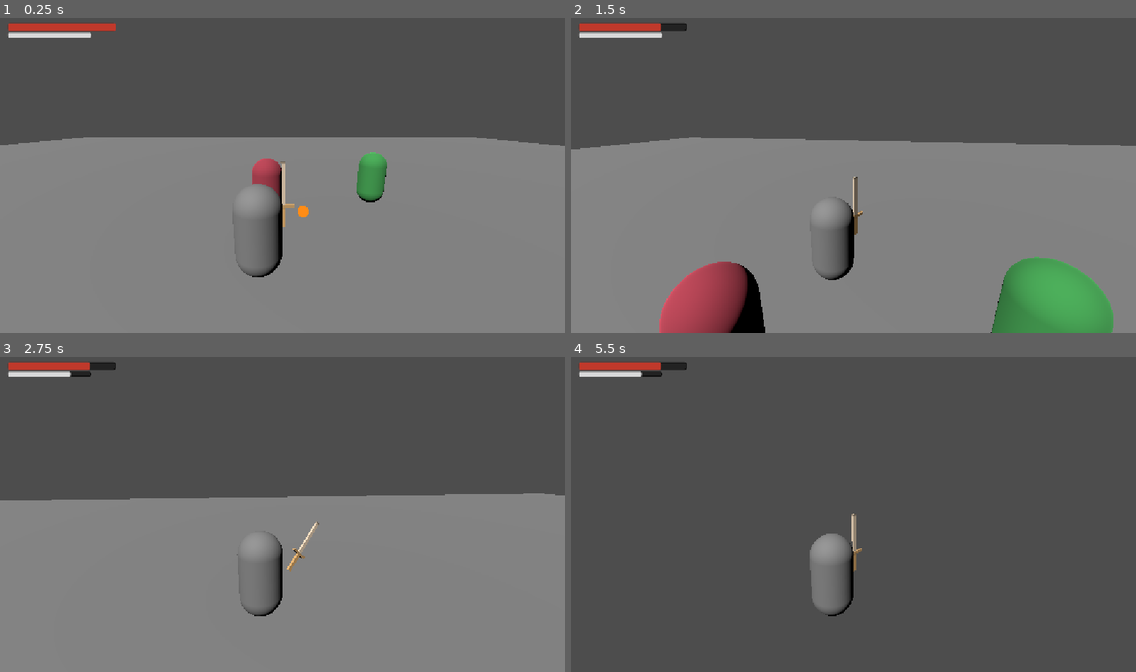
Above: before the commit, frames 1-4 (two rows, left to right).
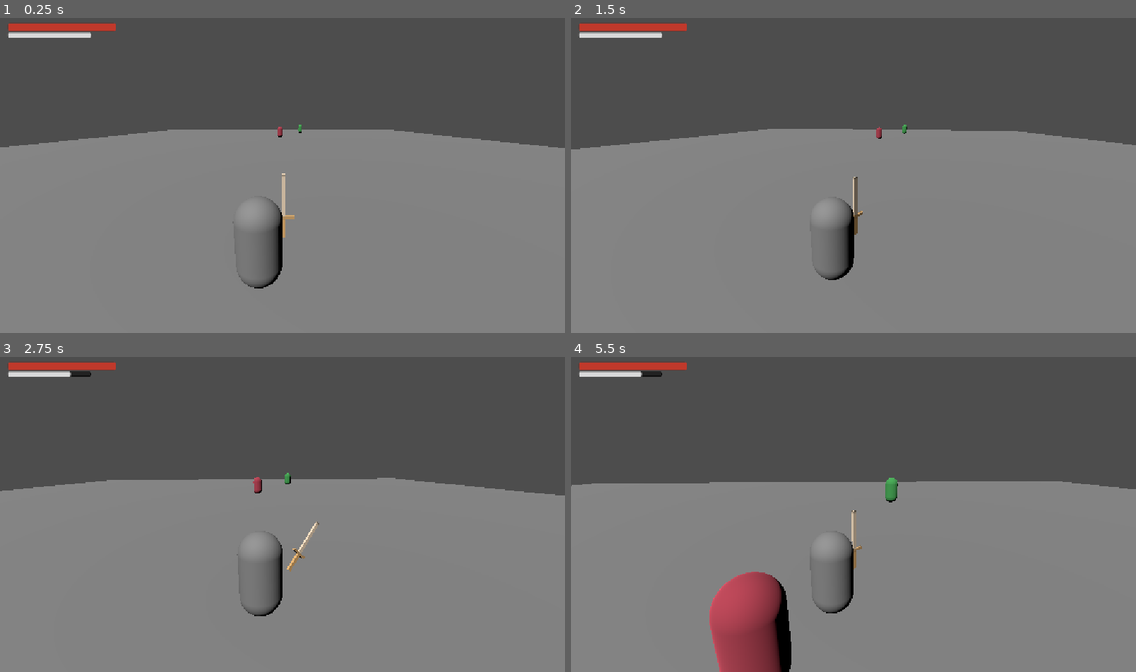
Above: after the commit, the same moments.

Repository: felipeallen20/valero-arpg
Game: Godot game, scene res://scenes/world.tscn
Same seed, same stepped clock (60 frames per second), same inputs: the game is played once before the commit and once after it.
Inputs (mouse positions are in pixels of both pictures, inside the frame that each line leads up to):
- Up to frame 1 (0.25 s): no input
- Up to frame 2 (1.5 s): tap Enter at 0.5 s; move the mouse to (881, 172) at 0.52 s; press the mouse at (881, 172) at 0.53 s; hold W (forward) from 0.53 s (still down); tap Space (jump) at 0.77 s; move the mouse to (825, 175) at 1.27 s; release the mouse at (825, 175) at 1.28 s; click (825, 175) at 1.35 s
- Up to frame 3 (2.75 s): keep holding W (forward); tap Space (jump) at 1.52 s; move the mouse to (293, 508) at 2.02 s; press the mouse at (293, 508) at 2.03 s; tap Shift (dodge) at 2.1 s
- Up to frame 4 (5.5 s): keep holding W (forward); move the mouse to (847, 517) at 2.77 s; release the mouse at (847, 517) at 2.78 s; tap Ctrl (sprint) at 2.85 s; tap Space (jump) at 3.02, 3.77, 4.52 s; click (847, 517) at 3.05 s; move the mouse to (893, 517) at 3.52 s; press the mouse at (893, 517) at 3.53 s; move the mouse to (808, 508) at 4.27 s; release the mouse at (808, 508) at 4.28 s; click (808, 508) at 4.35 s; move the mouse to (859, 514) at 5.02 s; press the mouse at (859, 514) at 5.03 s; tap Shift (dodge) at 5.1 s

The runs differ from the first frame. In frame 1, 3.3% of the frame differs, in the area x 0-100%, y 33-86%; in frame 2, 9.9%; in frame 3, 4.6%; in frame 4, 58%, in the area x 0-100%, y 1-100%.

Commit message:
Player and enemy spawn points have now changed, and there is tracking

Diff:
--- a/valero/scenes/world.tscn
+++ b/valero/scenes/world.tscn
@@ -10,9 +10,8 @@
 
 [sub_resource type="BoxMesh" id="BoxMesh_nb4d6"]
 
-[node name="World" type="Node3D" unique_id=1273666291 node_paths=PackedStringArray("player")]
+[node name="World" type="Node3D" unique_id=1273666291]
 script = ExtResource("1_nnsk1")
-player = NodePath("Player")
 
 [node name="Platform" type="StaticBody3D" parent="." unique_id=1795037796]
 
@@ -28,11 +27,12 @@
 transform = Transform3D(0.8660254, 0.38302222, -0.32139382, 0, 0.64278764, 0.76604444, 0.5, -0.66341394, 0.5566704, 50, 50, 50)
 
 [node name="Enemy" parent="." unique_id=703695394 instance=ExtResource("3_4wyf3")]
-transform = Transform3D(1, 0, 0, 0, 1, 0, 0, 0, 1, -0.019, 1.2, -3.34)
+transform = Transform3D(-1, 0, 0, 0, 1, 0, 0, 0, -1, 0, 1.2, -8)
 
 [node name="EnemyRanged" parent="." unique_id=1653472088 instance=ExtResource("5_rnge3")]
-transform = Transform3D(1, 0, 0, 0, 1, 0, 0, 0, 1, 4, 1.2, -4)
+transform = Transform3D(-1, 0, 0, 0, 1, 0, 0, 0, -1, 5, 1.2, -20)
 
 [node name="HUD" parent="." unique_id=1768720518 instance=ExtResource("4_k0juu")]
 
 [node name="Player" parent="." unique_id=2042077057 groups=["player"] instance=ExtResource("2_rwgxs")]
+transform = Transform3D(1, 0, 0, 0, 1, 0, 0, 0, 1, 0, 1.2, 30)
--- a/valero/scripts/enemies/enemy.gd
+++ b/valero/scripts/enemies/enemy.gd
@@ -1,11 +1,13 @@
 class_name Enemy
 extends EnemyBase
 
-## Enemigo cuerpo a cuerpo: persigue al jugador y golpea a corta distancia.
+## Enemigo cuerpo a cuerpo: espera en reposo hasta ver al jugador dentro de su
+## cono de visión, lo persigue y golpea a corta distancia. La detección solo
+## ocurre una vez: a partir de ahí lo trackea aunque pierda el contacto visual.
 ## La vida, el daño recibido y la localización/orientación del jugador
 ## viven en EnemyBase.
 
-enum State { CHASE, ATTACK, DEAD }
+enum State { IDLE, CHASE, ATTACK, DEAD }
 
 # --- Persecución ---
 @export_group("Persecución")
@@ -20,7 +22,8 @@
 @export var attack_windup := 0.30      # Segundos de telegrafiado antes de pegar.
 @export var attack_cooldown := 1.20    # Segundos entre golpes.
 
-var _state: State = State.CHASE
+# Arranca en IDLE: no persigue hasta que el jugador entre en su cono.
+var _state: State = State.IDLE
 var _windup_left := 0.0
 var _cooldown_left := 0.0
 
@@ -40,6 +43,12 @@
 		return
 
 	match _state:
+		State.IDLE:
+			# Quieto y sin encarar al jugador: si lo encarase, su cono de
+			# visión apuntaría siempre a él y detectar sería solo distancia.
+			velocity.x = 0.0
+			velocity.z = 0.0
+			_try_detect_player()
 		State.CHASE:
 			_chase_player(delta)
 			_try_start_attack()
@@ -47,6 +56,15 @@
 			_update_attack(delta)
 
 	move_and_slide()
+
+
+## IDLE → CHASE: entra el jugador en el cono (o ya estaba trackeado, p. ej.
+## porque le has pegado) y a partir de ahí persigue sin límite de distancia.
+func _try_detect_player() -> void:
+	if not is_tracking and not can_see_player():
+		return
+	detect_player()
+	_state = State.CHASE
 
 
 # --- Persecución ---
--- a/valero/scripts/enemies/enemy_base.gd
+++ b/valero/scripts/enemies/enemy_base.gd
@@ -1,9 +1,10 @@
 class_name EnemyBase
 extends CharacterBody3D
 
-## Base común de todos los enemigos: vida, gravedad, daño recibido, números
-## de daño flotantes, muerte y localización/orientación hacia el jugador.
-## La IA concreta (perseguir, ataque a distancia...) va en las clases hijas.
+## Base común de los enemigos: vida, gravedad, daño recibido, números
+## de daño flotantes, muerte, localización/orientación hacia el jugador y su
+## cono de visión (`vision_range` / `vision_angle`), que decide cuándo empiezan
+## a trackearlo. La IA concreta va en las clases hijas.
 
 signal died
 
@@ -12,6 +13,12 @@
 @export var player_path: NodePath
 ## Rapidez con la que encara al jugador (giro suave).
 @export var turn_speed := 10.0
+
+@export_group("Visión")
+## Distancia máxima (plana, en metros) a la que puede detectar al jugador.
+@export var vision_range := 12.0
+## Ángulo total del cono de visión frontal, en grados (110 = ±55°).
+@export var vision_angle := 110.0
 
 @export_group("Vida")
 @export var max_health := 75.0
@@ -22,6 +29,10 @@
 var _player: Node3D
 var _player_stats: PlayerStats
 var _gravity: float = float(ProjectSettings.get_setting("physics/3d/default_gravity", 9.8))
+
+# true desde que el jugador fue detectado por primera vez. La detección no se
+# olvida: una vez visto, el enemigo lo trackea aunque después salga del cono.
+var is_tracking := false
 
 
 func _ready() -> void:
@@ -66,6 +77,29 @@
 	return dir.normalized() if dir.length_squared() > 0.0001 else Vector3.ZERO
 
 
+## true si el jugador está dentro del cono de visión (distancia + ángulo con
+## el frente del enemigo, que apunta a -Z como el jugador). Es una comprobación
+## geométrica: no comprueba línea de vista, así que valdría aunque hubiera una
+## pared en medio (la arena actual no tiene obstáculos).
+func can_see_player() -> bool:
+	if _player == null or not _has_live_player():
+		return false
+	var distance := _flat_distance_to_player()
+	# Pegadísimo: da igual el ángulo, está encima y se ve.
+	if distance <= 0.05:
+		return true
+	if distance > vision_range:
+		return false
+	var forward := -global_basis.z
+	return rad_to_deg(forward.angle_to(_direction_to_player())) <= vision_angle * 0.5
+
+
+## El enemigo pasa a trackear al jugador. La detección es de por vida: no se
+## resetea aunque el jugador vuelva a salir del cono de visión.
+func detect_player() -> void:
+	is_tracking = true
+
+
 # El frente del cuerpo es -Z (convención de Godot), misma fórmula que el Player.
 func _face_player(delta: float) -> void:
 	var direction := _direction_to_player()
@@ -96,6 +130,8 @@
 func take_damage(amount: float) -> void:
 	if is_dead():
 		return
+	# Un golpe revela al jugador aunque esté fuera del cono (lo estás tocando).
+	detect_player()
 	health = maxf(health - amount, 0.0)
 	_health_bar.set_ratio(health / max_health)
 	# Número de daño flotante. Se añade a la escena actual (no al enemigo)
--- a/valero/scripts/enemies/enemy_ranged.gd
+++ b/valero/scripts/enemies/enemy_ranged.gd
@@ -1,11 +1,12 @@
 class_name EnemyRanged
 extends EnemyBase
 
-## Enemigo a distancia (cápsula verde). No persigue: usa un arma a distancia
-## sin modelo ni textura (el nodo Weapon, que es quien tiene las propiedades
-## de daño, cadencia y alcance) para lanzar proyectiles visibles mientras el
-## jugador esté vivo y dentro del rango del arma. Si el jugador sale de ese
-## rango, el enemigo deja de atacar y vuelve a su espera.
+## Enemigo a distancia (cápsula verde). No persigue: espera en reposo hasta
+## detectar al jugador en su cono de visión y, a partir de ahí, usa un arma a
+## distancia sin modelo ni textura (el nodo Weapon, que es quien tiene las
+## propiedades de daño, cadencia y alcance) para lanzar proyectiles visibles
+## mientras el jugador esté vivo y dentro del rango del arma. Si el jugador
+## sale de ese rango, el enemigo deja de atacar pero sigue trackeándolo.
 
 @onready var _weapon: RangedWeapon = $Weapon
 
@@ -18,13 +19,22 @@
 
 
 func _physics_process(delta: float) -> void:
-	if not is_dead() and _has_live_player() and _in_weapon_range():
-		_face_player(delta)
-		_aim_weapon()
-		# El arma limita su propia cadencia (attack_speed): llamar cada frame
-		# solo marca el ritmo; al salir de rango simplemente se deja de llamar.
-		_weapon.attack()
-	# Gravedad y apoyo en el suelo (comportamiento de EnemyBase).
+	if not is_dead() and _has_live_player():
+		# Sin detectar: solo vigila su cono, sin encarar ni apuntar al jugador.
+		if not is_tracking:
+			if can_see_player():
+				detect_player()
+		else:
+			# Trackeando: siempre encarado al jugador; apunta y dispara solo
+			# mientras esté además dentro del rango del arma.
+			_face_player(delta)
+			if _in_weapon_range():
+				_aim_weapon()
+				# El arma limita su propia cadencia (attack_speed): llamar cada
+				# frame solo marca el ritmo al salir de rango.
+				_weapon.attack()
+	# Gravedad y apoyo en el suelo (comportamiento de EnemyBase). Siempre,
+	# también antes de detectar, para que no se despegue del suelo.
 	super._physics_process(delta)
 
 
--- a/valero/scripts/world/world.gd
+++ b/valero/scripts/world/world.gd
@@ -1,11 +1,4 @@
 extends Node
 
-#Player
-@export var player : CharacterBody3D
-
-# Called when the node enters the scene tree for the first time.
-func _ready() -> void:
-	_spawn_player(player)
-
-func _spawn_player(player: CharacterBody3D) -> void:
-	player.position = Vector3(0, 1.2, 0)
+# El spawn del jugador y de los enemigos vive en world.tscn (transforms de los
+# nodos), no aquí: así se mueve desde el editor sin tocar código.
Not shown, changed: valero/docs/scripts.md
